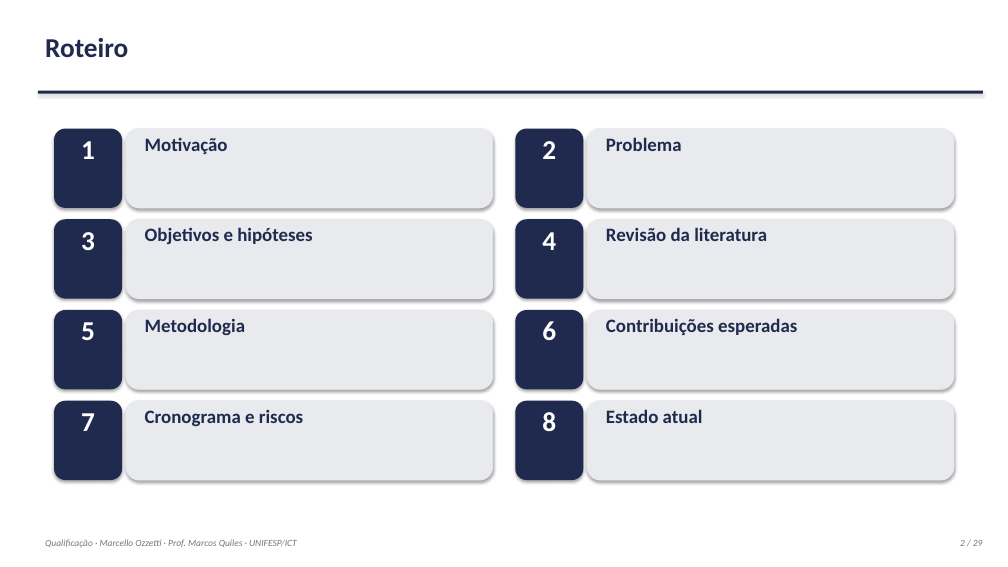
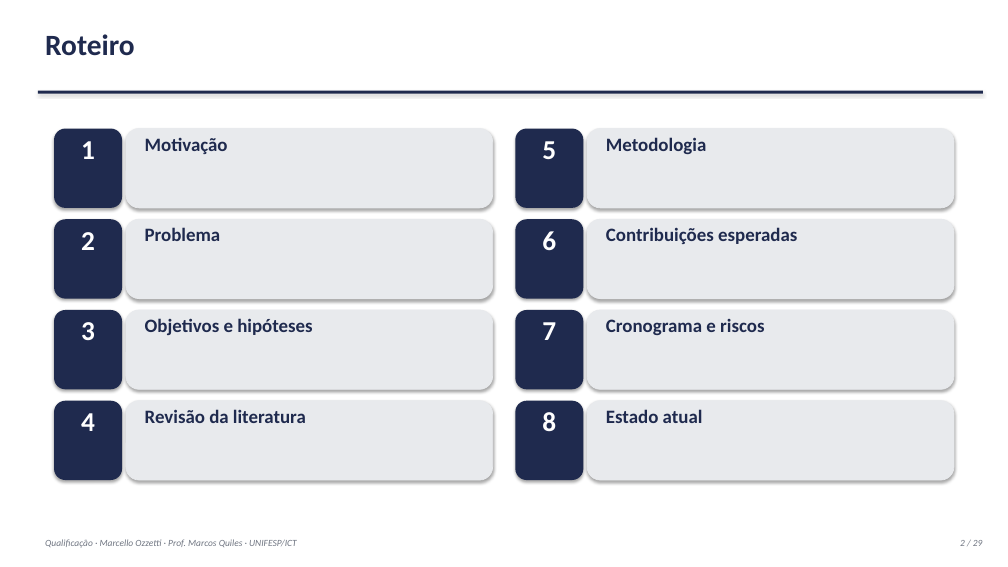
Before and after one commit to marcellozzetti/Facial-Recognition-Models-Mitigating-Bias, a slide deck: slide 2 of docs/ativo/material_qualificacao_2026-09-30.pptx. Drawn at 1008x567 pixels with LibreOffice and Linux fonts; fonts in the diff are those of the drawing. Boxes give left, top, right and bottom in pixels: in the first picture for what was removed or moved away, otherwise in the second. Text is boxed around its words. In the diff, an @@ line names an element or a change of style, - is before the commit and + after.

```diff
--- a/docs/ativo/material_qualificacao_2026-09-30.pptx
+++ b/docs/ativo/material_qualificacao_2026-09-30.pptx
@@ text "Roteiro" at (45,34,134,56): size 26 to 28 pt @@
@@ text "5": place and size @@
-text "5" at (81,322,95,340)
+text "5" at (542,141,556,159)
@@ text "Metodologia": place and size @@
-text "Metodologia" at (145,318,245,335)
+text "Metodologia" at (606,137,706,154)
@@ text "2": place and size @@
-text "2" at (542,141,556,159)
+text "2" at (81,232,95,250)
@@ text "Problema": place and size @@
-text "Problema" at (606,137,682,151)
+text "Problema" at (145,227,221,241)
@@ text "6": place and size @@
-text "6" at (542,321,556,340)
+text "6" at (542,231,556,250)
@@ text "Contribuições esperadas": place and size @@
-text "Contribuições esperadas" at (606,318,797,335)
+text "Contribuições esperadas" at (606,227,797,244)
@@ text "3": place and size @@
-text "3" at (81,232,95,250)
+text "3" at (81,322,95,340)
@@ text "Objetivos e hipóteses": place and size @@
-text "Objetivos e hipóteses" at (145,227,312,244)
+text "Objetivos e hipóteses" at (145,318,312,335)
@@ text "7": place and size @@
-text "7" at (81,413,95,431)
+text "7" at (542,322,556,340)
@@ text "Cronograma e riscos": place and size @@
-text "Cronograma e riscos" at (145,410,303,426)
+text "Cronograma e riscos" at (606,319,764,335)
@@ text "4": place and size @@
-text "4" at (542,232,556,250)
+text "4" at (81,413,95,431)
@@ text "Revisão da literatura": place and size @@
-text "Revisão da literatura" at (606,227,767,241)
+text "Revisão da literatura" at (145,409,306,423)
```
Also in this commit, not shown: 27 other slides changed, 4 other files.
